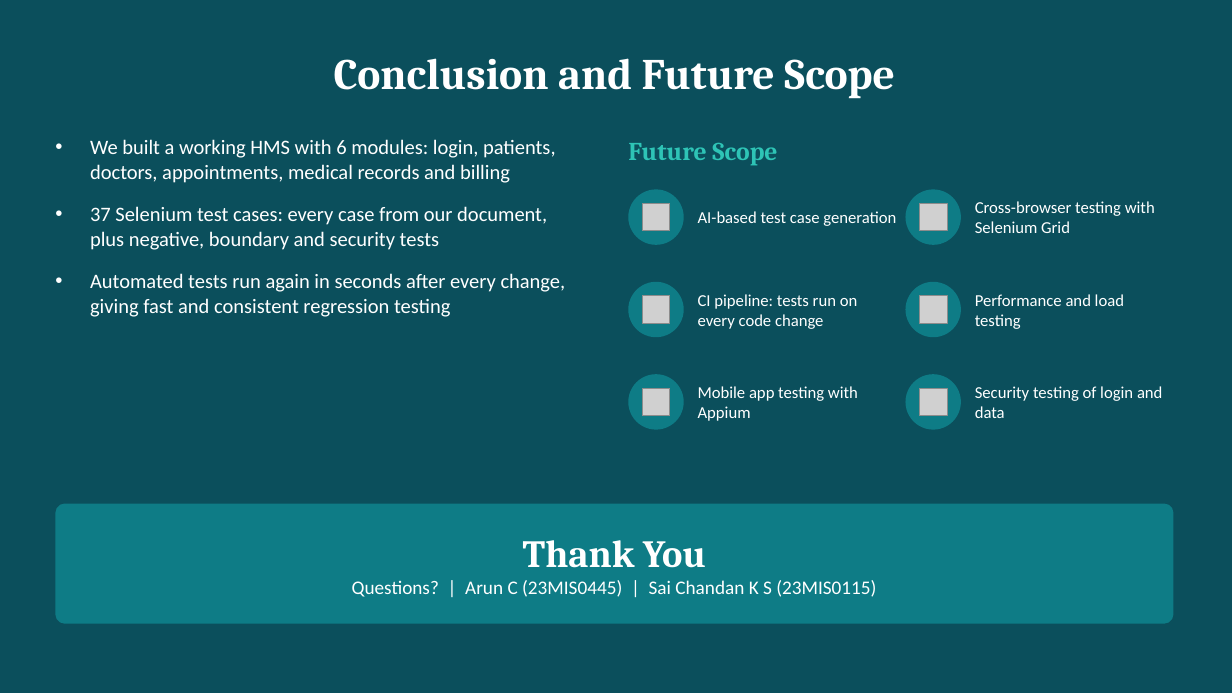
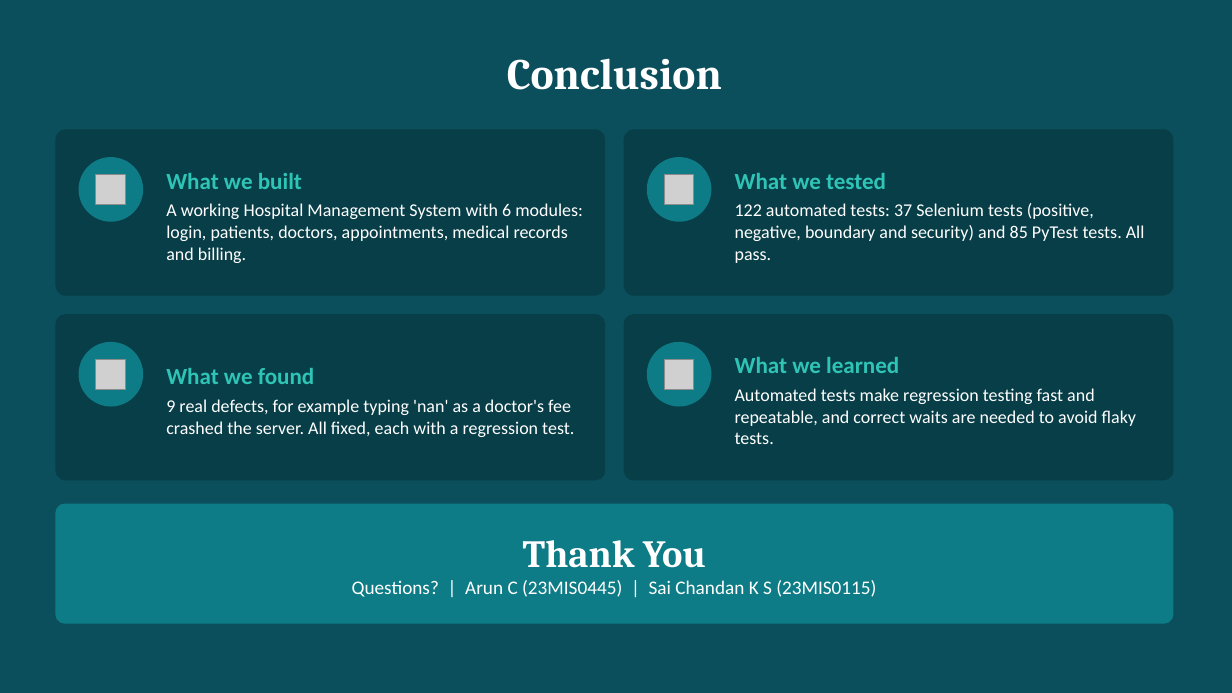
Before and after one commit to kssaichandan/hospital-managment-, a slide deck: slide 11 of presentation/Hospital_Management_System_Selenium_Testing.pptx. Drawn at 1232x693 pixels with LibreOffice and Linux fonts; fonts in the diff are those of the drawing; grey boxes stand for pictures. Boxes give left, top, right and bottom in pixels: in the first picture for what was removed or moved away, otherwise in the second. Text is boxed around its words. In the diff, an @@ line names an element or a change of style, - is before the commit and + after.

```diff
--- a/presentation/Hospital_Management_System_Selenium_Testing.pptx
+++ b/presentation/Hospital_Management_System_Selenium_Testing.pptx
@@ title at (507,58,722,90): text changed @@
-Conclusion and Future Scope
+Conclusion
@@ rounded rectangle added at (55,129,605,296), fill #083E48 @@
@@ text "What we built" at (166,173,583,263): vertical alignment top to middle @@
@@ rounded rectangle added at (624,129,1174,296), fill #083E48 @@
@@ text removed at (628,143,777,165) @@
-Future Scope
@@ ellipse: place and size @@
-ellipse at (906,189,961,245)
+ellipse at (79,157,143,222)
@@ picture added at (96,175,126,204) @@
@@ text at (166,173,583,263): text changed; size 16 to 14 pt @@
-• We built a working HMS with 6 modules: login, patients, doctors, appointments, medical records and billing
-• 37 Selenium test cases: every case from our document, plus negative, boundary and security tests
-• Automated tests run again in seconds after every change, giving fast and consistent regression testing
+What we built
+A working Hospital Management System with 6 modules: login, patients, doctors, appointments, medical records and billing.
@@ ellipse: place and size @@
-ellipse at (628,189,684,245)
+ellipse at (647,157,712,222)
@@ picture added at (665,175,694,204) @@
@@ text added at (735,173,1145,263), 14 pt, text #FFFFFF @@
+What we tested
+122 automated tests: 37 Selenium tests (positive, negative, boundary and security) and 85 PyTest tests. All pass.
@@ picture removed at (642,203,670,231) @@
@@ picture removed at (920,203,947,231) @@
@@ text removed at (975,201,1155,233) @@
-Cross-browser testing with Selenium Grid
@@ text removed at (698,211,896,226) @@
-AI-based test case generation
@@ picture removed at (642,296,670,323) @@
@@ text removed at (698,294,858,329) @@
-CI pipeline: tests run on every code change
@@ ellipse removed at (906,282,961,337) @@
@@ picture removed at (920,296,947,323) @@
@@ text removed at (975,294,1124,329) @@
-Performance and load testing
@@ rounded rectangle added at (55,314,605,481), fill #083E48 @@
@@ rounded rectangle added at (624,314,1174,481), fill #083E48 @@
@@ ellipse: place and size @@
-ellipse at (628,282,684,337)
+ellipse at (79,342,143,407)
@@ ellipse: place and size @@
-ellipse at (628,374,684,430)
+ellipse at (647,342,712,407)
@@ text added at (735,357,1136,444), 14 pt, text #FFFFFF @@
+What we learned
+Automated tests make regression testing fast and repeatable, and correct waits are needed to avoid flaky tests.
@@ picture added at (96,360,126,389) @@
@@ text added at (166,368,574,437), 14 pt, text #FFFFFF @@
+What we found
+9 real defects, for example typing 'nan' as a doctor's fee crashed the server. All fixed, each with a regression test.
@@ picture removed at (642,388,670,416) @@
@@ picture added at (665,360,694,389) @@
@@ text removed at (698,386,858,421) @@
-Mobile app testing with Appium
@@ ellipse removed at (906,374,961,430) @@
@@ picture removed at (920,388,947,416) @@
@@ text removed at (975,386,1162,418) @@
-Security testing of login and data
```
Also in this commit, not shown: 3 other slides changed, 1 other file.
